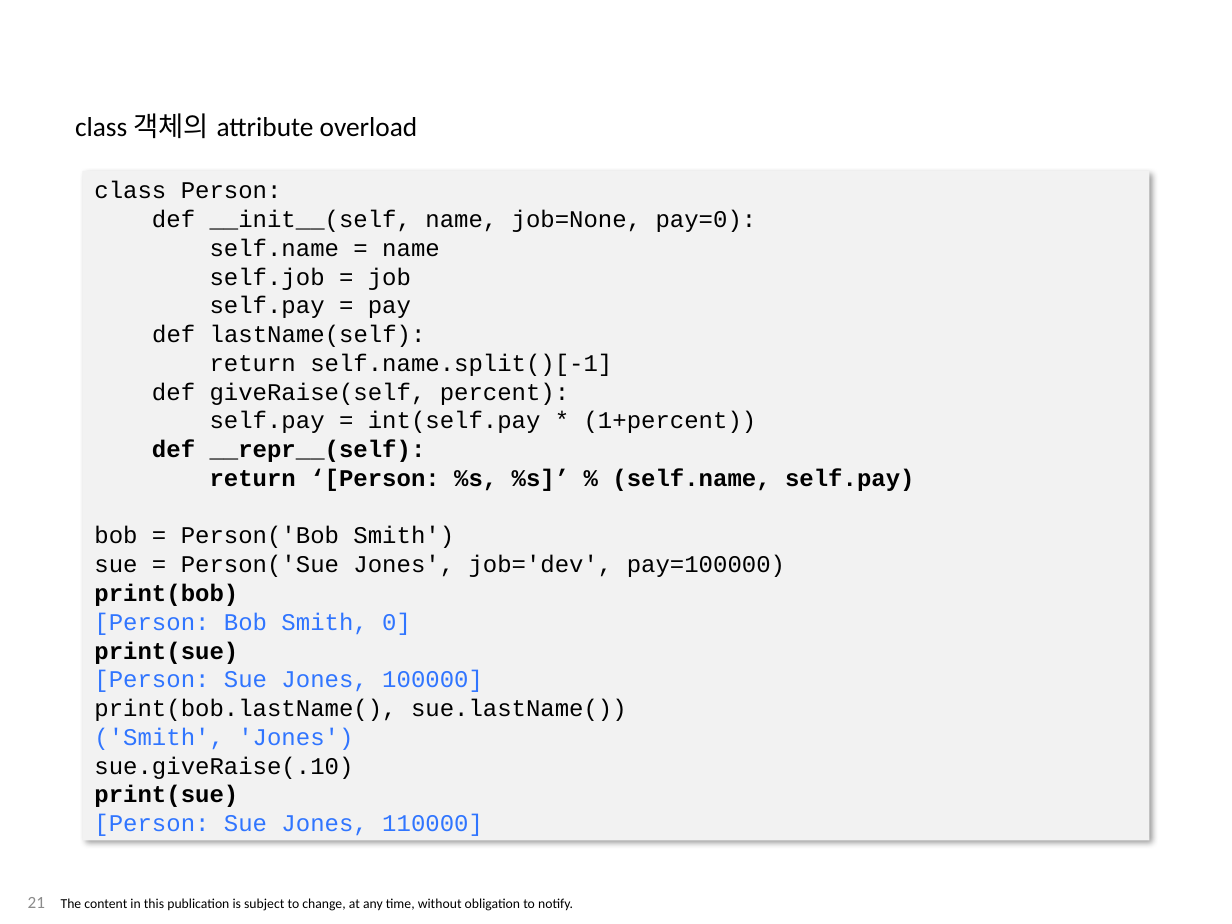
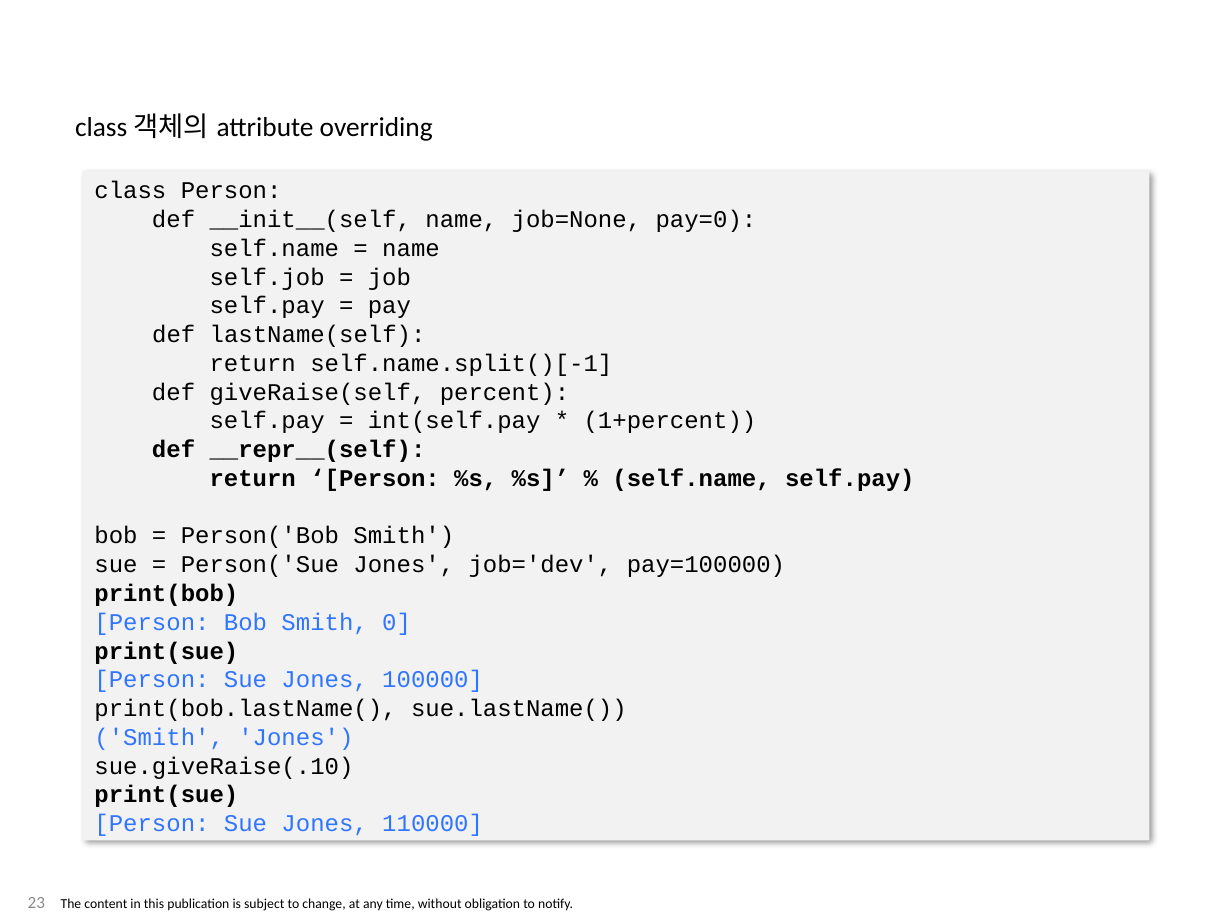
Before and after one commit to steveyoon77/gnu_radio_tutorials_ko, a slide deck: slide 23 of python/20140901.python-wxpython-seminar.pptx (slide 21 before the commit). Drawn at 1232x924 pixels with LibreOffice and Linux fonts; fonts in the diff are those of the drawing; background and template pictures are left out. Boxes give left, top, right and bottom in pixels: in the first picture for what was removed or moved away, otherwise in the second. Text is boxed around its words. In the diff, an @@ line names an element or a change of style, - is before the commit and + after.

```diff
--- a/python/20140901.python-wxpython-seminar.pptx
+++ b/python/20140901.python-wxpython-seminar.pptx
@@ text at [75,113,433,141]: text changed @@
-class 객체의 attribute overload
+class 객체의 attribute overriding
@@ page number at [28,897,45,908]: text changed @@
-21
+23
```
Also in this commit, not shown: 1 other slide changed, 2 slides added, 48 other files.
